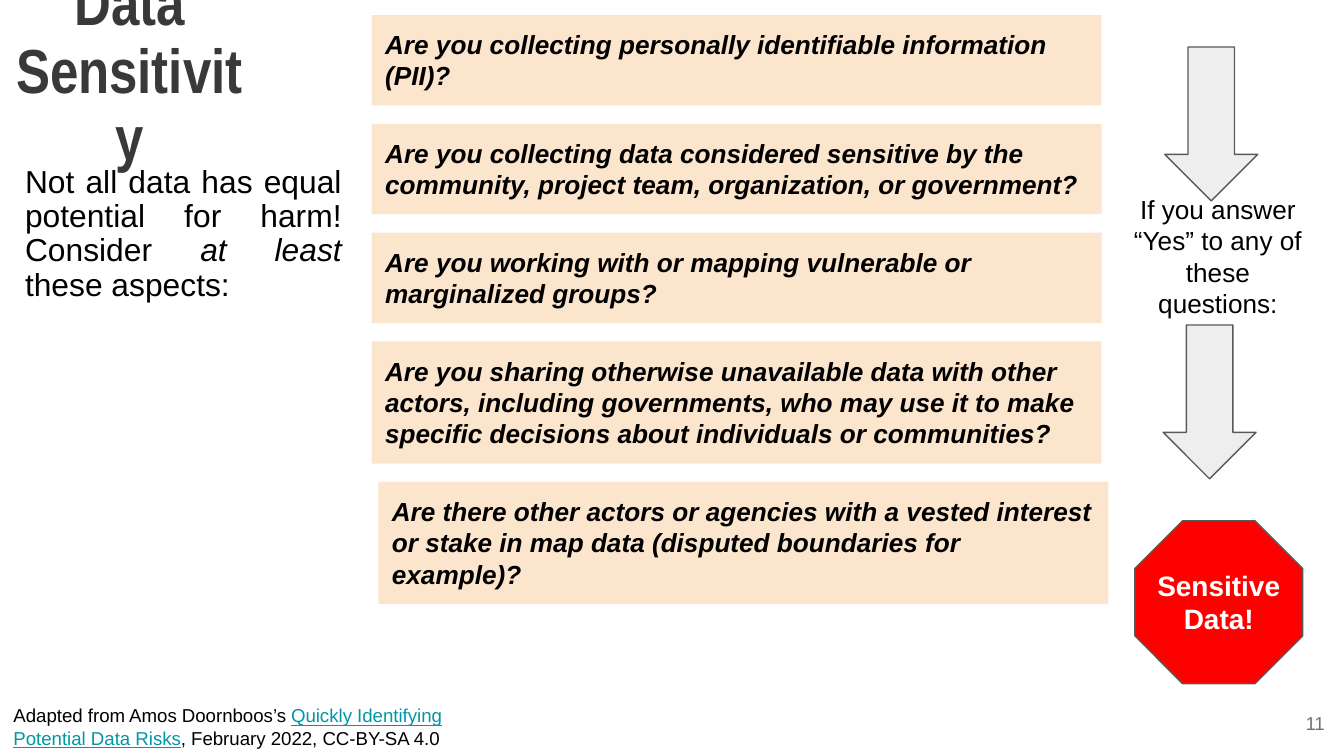
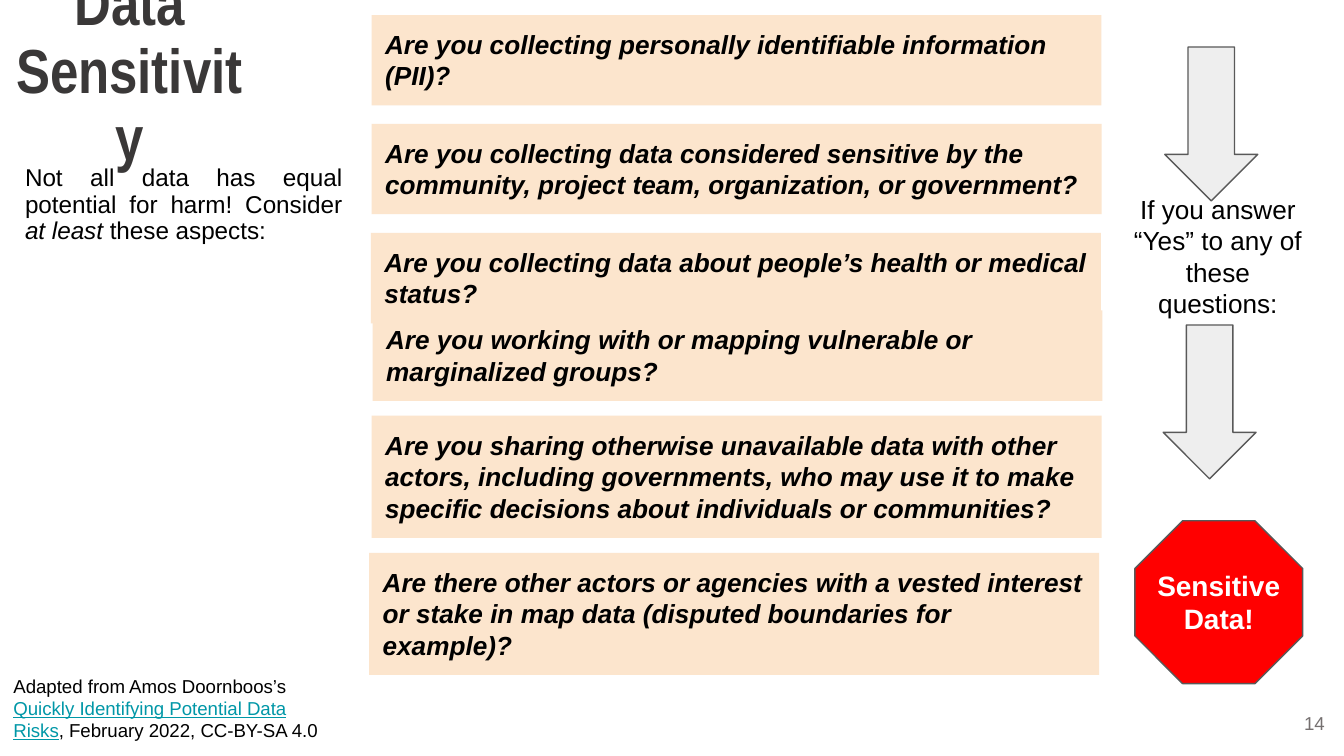
Before and after one commit to hotosm/data_protection_project, a slide deck: slide 14 of Learning_and_training/HOT Ethical Data and Protection Workshop.pptx (slide 11 before the commit). Drawn at 1344x756 pixels with LibreOffice and Linux fonts; fonts in the diff are those of the drawing; background and template pictures are left out. Boxes give left, top, right and bottom in pixels: in the first picture for what was removed or moved away, otherwise in the second. Text is boxed around its words. In the diff, an @@ line names an element or a change of style, - is before the commit and + after.

```diff
--- a/Learning_and_training/HOT Ethical Data and Protection Workshop.pptx
+++ b/Learning_and_training/HOT Ethical Data and Protection Workshop.pptx
@@ text "Not all data has equal ..." at (25, 168, 342, 244): size 17 to 13 pt @@
@@ rectangle added at (371, 233, 1101, 323), fill #FCE5CD, 14 pt, text #000000, bold, italic @@
+Are you collecting data about people’s health or medical status?
@@ rectangle "Are you working with or ...": place and size @@
-rectangle "Are you working with or ..." at (372, 233, 1102, 323)
+rectangle "Are you working with or ..." at (372, 310, 1102, 401)
@@ rectangle "Are you sharing otherwise unavailable ...": place and size @@
-rectangle "Are you sharing otherwise unavailable ..." at (372, 341, 1102, 464)
+rectangle "Are you sharing otherwise unavailable ..." at (372, 415, 1102, 538)
@@ rectangle "Are there other actors or ...": place and size @@
-rectangle "Are there other actors or ..." at (379, 482, 1109, 605)
+rectangle "Are there other actors or ..." at (370, 552, 1099, 675)
@@ text "Adapted from Amos Doornboos’s Quickly ..." rewrapped from (13, 708, 442, 749) to (13, 679, 318, 741) @@
@@ page number at (1304, 717, 1325, 730): text changed @@
-11
+14
```
Also in this commit, not shown: 5 other slides changed, 5 slides added, 2 slides removed, 8 other files.
